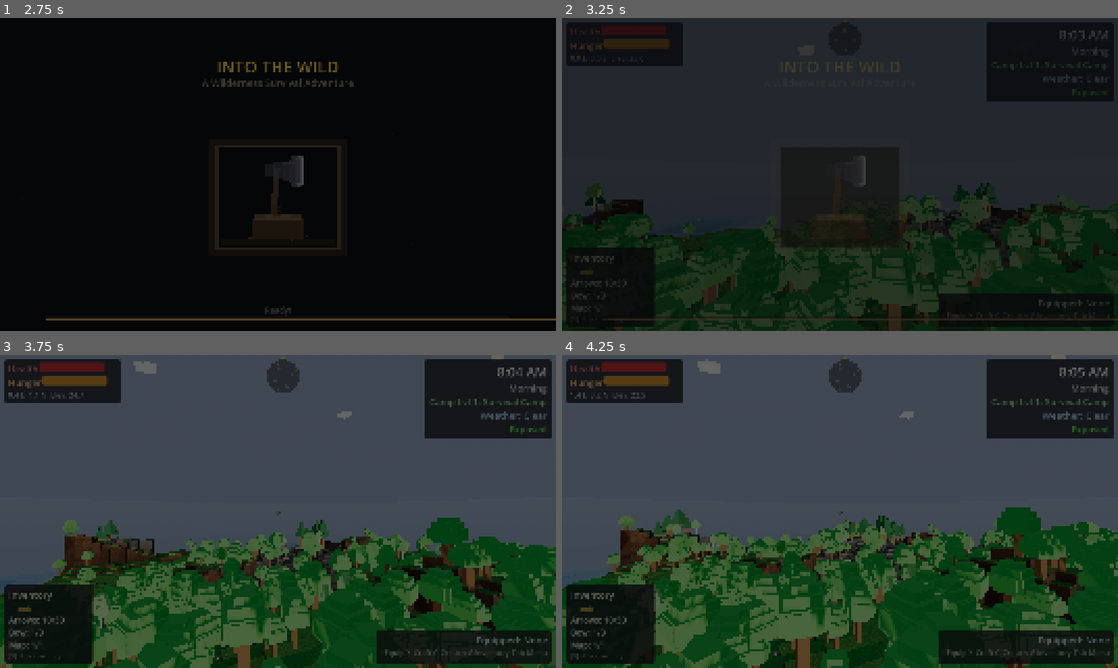
Above: before the commit, frames 1-4 (two rows, left to right).
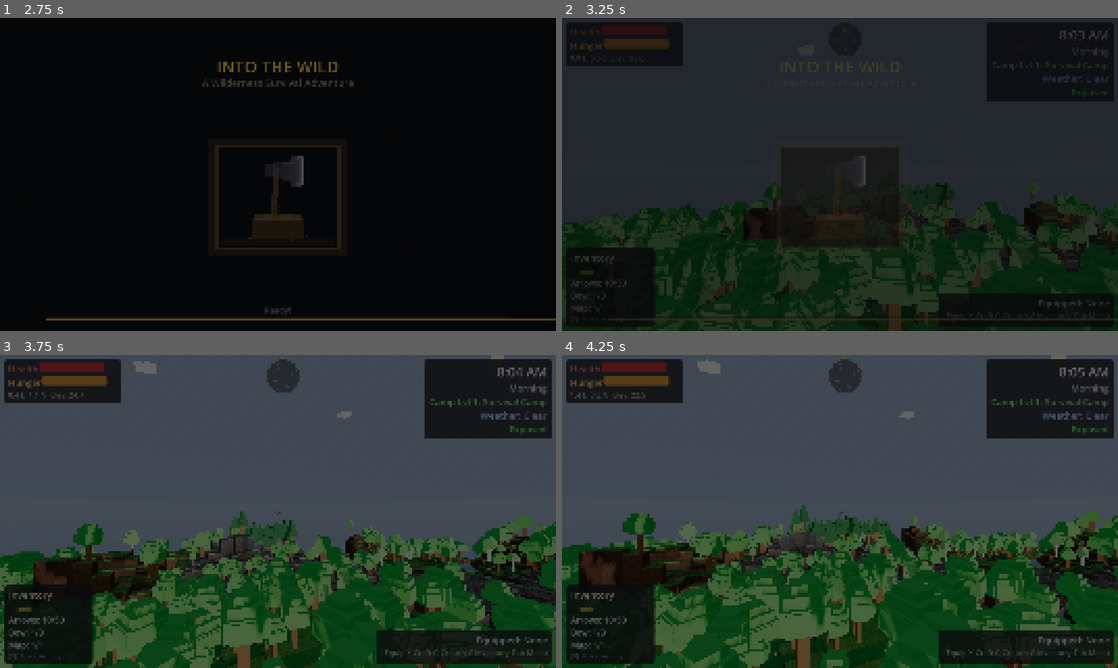
Above: after the commit, the same moments.

Repository: adchamberlain/into-the-wild
Game: Godot game, scene res://scenes/main.tscn
Two runs of this game, one before a commit and one after it. Both use one fixed random seed, a clock stepped at 60 frames per second and the inputs below.
Inputs (mouse positions are in pixels of both pictures, inside the frame that each line leads up to):
- Up to frame 1 (2.75 s): tap Enter at 0.5, 2 s; move the mouse to (305, 174) at 0.52 s; hold C (crouch) 0.53-1.28 s; hold W (move_forward) from 0.53 s (still down); click (305, 174) at 0.67 s; tap Space (jump) at 0.77, 1.07, 1.25, 1.52, 1.82 s; move the mouse to (250, 174) at 1.27 s; tap T (cycle_ammo) at 1.35 s; move the mouse to (289, 168) at 2.02 s; hold F (eat) from 2.03 s (still down)
- Up to frame 2 (3.25 s): keep holding W (move_forward); move the mouse to (834, 180) at 2.77 s; release F (eat) at 2.78 s; tap E (interact) at 2.85 s; click (834, 180) at 2.92 s; tap Space (jump) at 3.02 s
- Up to frame 3 (3.75 s): keep holding W (move_forward); tap Space (jump) at 3.32 s; move the mouse to (316, 514) at 3.52 s; hold M (move_structure) from 3.53 s (still down)
- Up to frame 4 (4.25 s): keep holding W (move_forward); keep holding M (move_structure); tap Space (jump) at 3.77, 4.07 s

Frame 1 is identical in both runs. In frame 2, 6.6% of the frame differs, in the area x 0-100%, y 52-100%; in frame 3, 14%, in the area x 0-100%, y 50-100%; in frame 4, 14%.

Commit message:
Double biome size by halving region noise frequency (0.008 → 0.004)
Biomes were ~125 units across, making them feel small and easy to walk
through. Halving the frequency to 0.004 doubles biome size to ~250 units,
giving each region more presence and exploration depth.

Co-Authored-By: Claude Opus 4.6 <noreply@anthropic.com>

Diff:
--- a/scripts/world/chunk_manager.gd
+++ b/scripts/world/chunk_manager.gd
@@ -330,11 +330,11 @@
 	forest_noise.frequency = 0.08
 	forest_noise.fractal_octaves = 2
 
-	# Region noise - very low frequency for large distinct regions (~125 units across)
+	# Region noise - very low frequency for large distinct regions (~250 units across)
 	region_noise = FastNoiseLite.new()
 	region_noise.noise_type = FastNoiseLite.TYPE_SIMPLEX
 	region_noise.seed = noise_seed + 1500
-	region_noise.frequency = 0.008
+	region_noise.frequency = 0.004
 	region_noise.fractal_octaves = 1
 
 	# Detail noise for hills - adds variety to dramatic terrain
